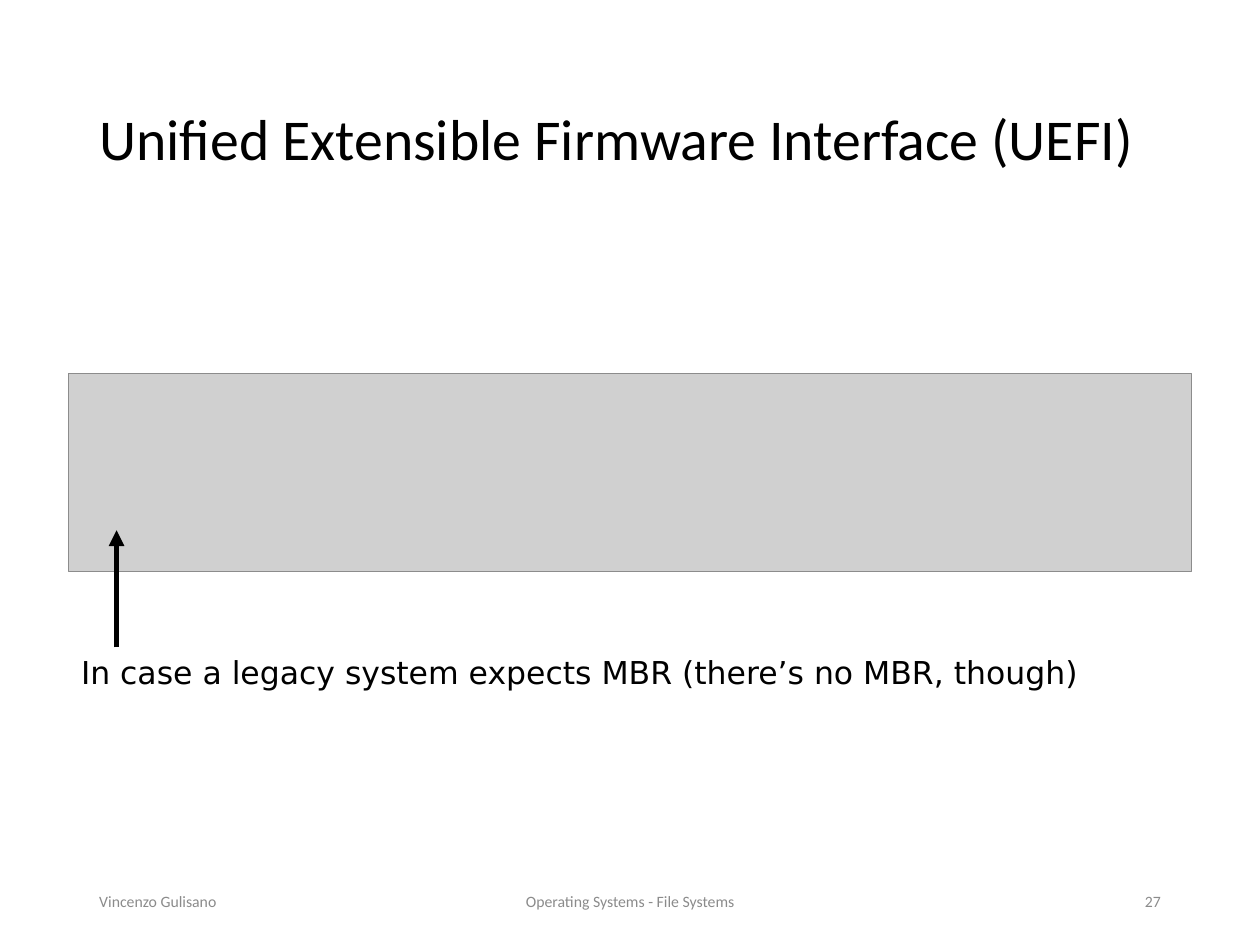
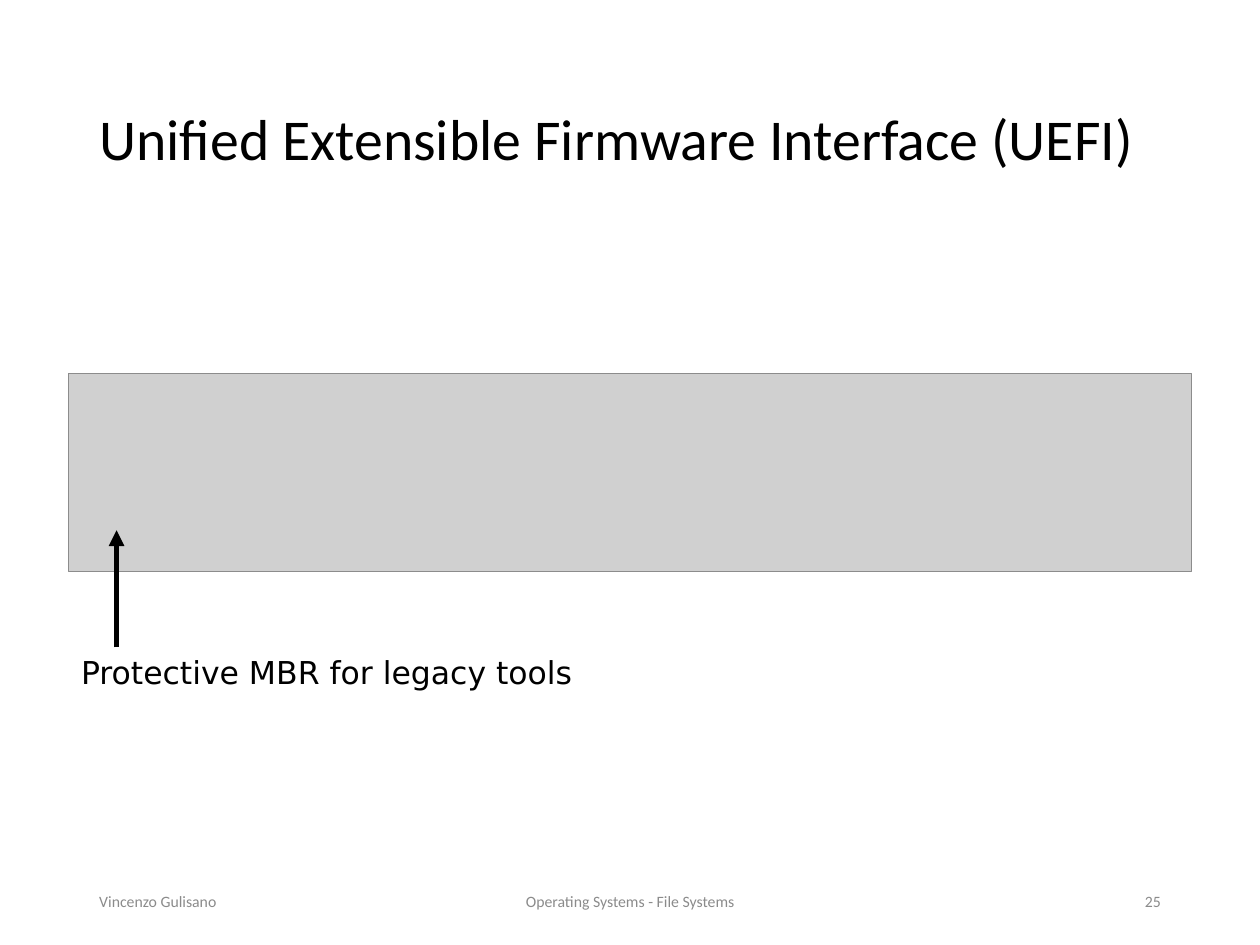
Before and after one commit to vincenzo-gulisano/os_material, a slide deck: slide 25 of slides/file_systems.pptx (slide 27 before the commit). Drawn at 1260x945 pixels with LibreOffice and Linux fonts; fonts in the diff are those of the drawing; grey boxes stand for pictures. Boxes give left, top, right and bottom in pixels: in the first picture for what was removed or moved away, otherwise in the second. Text is boxed around its words. In the diff, an @@ line names an element or a change of style, - is before the commit and + after.

Commit message:
scripted new part on UEFI and legacy BIOS

```diff
--- a/slides/file_systems.pptx
+++ b/slides/file_systems.pptx
@@ text at (x1=81, y1=660, x2=572, y2=691): text changed @@
-In case a legacy system expects MBR (there’s no MBR, though)
+Protective MBR for legacy tools
@@ page number at (x1=1145, y1=897, x2=1161, y2=907): text changed @@
-27
+25
```
Also in this commit, not shown: 7 other slides changed, 2 slides removed, 1 other file.
